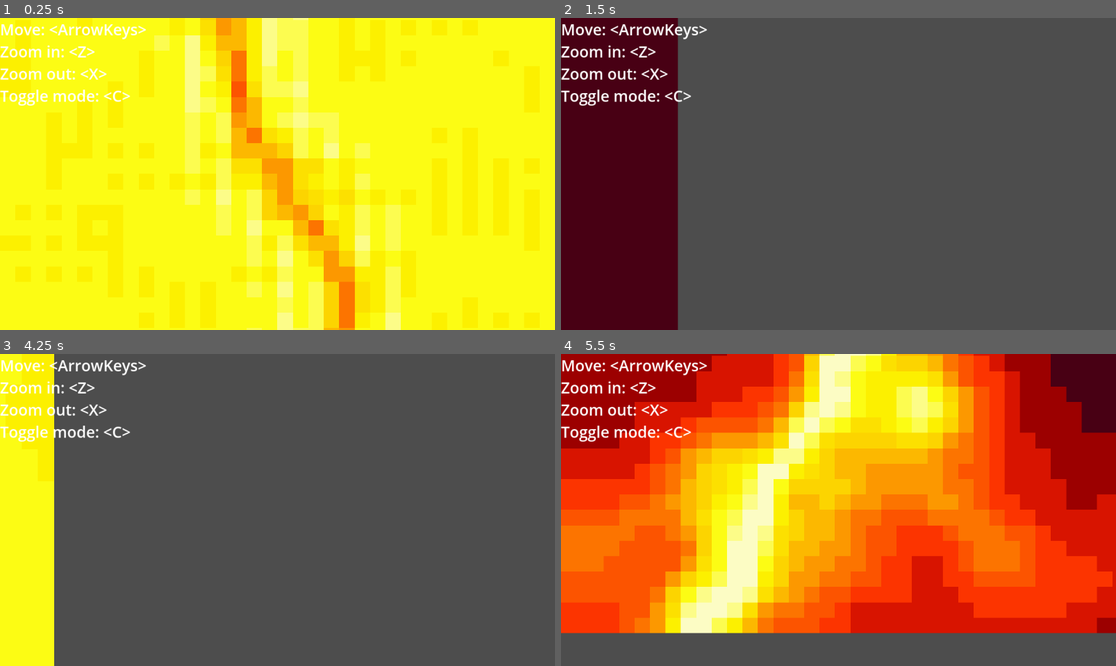
Above: before the commit, frames 1-4 (two rows, left to right).
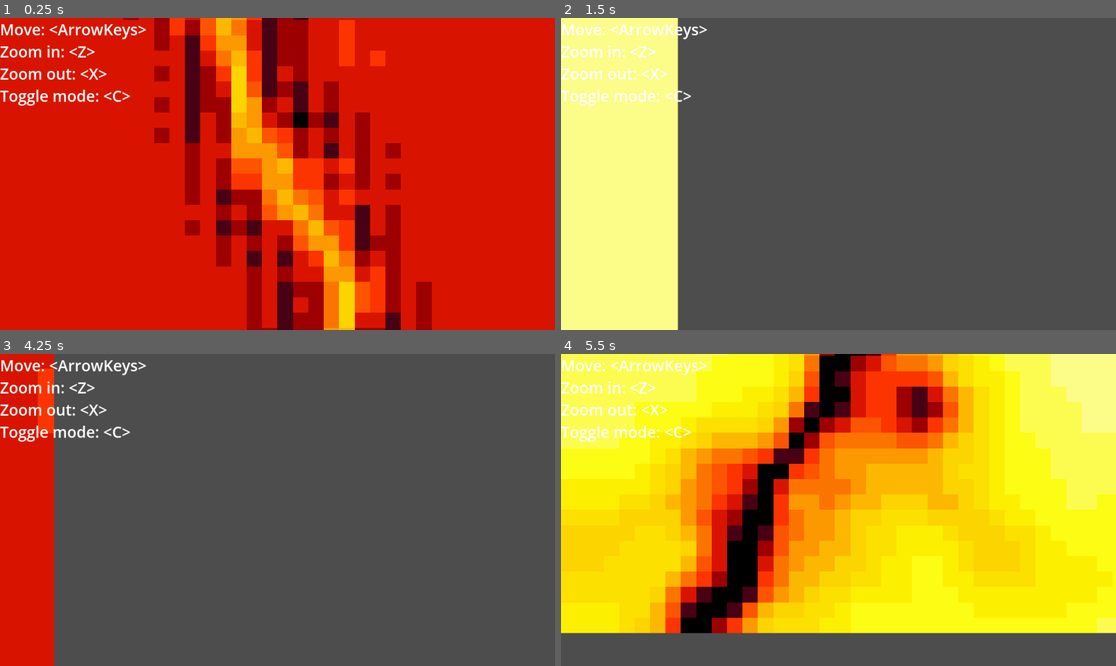
Above: after the commit, the same moments.

Repository: bingecraft-net/sandbox
Game: Godot game, scene res://scenes/game.tscn
Same seed, same stepped clock (60 frames per second), same inputs: the game is played once before the commit and once after it.
Inputs:
- Up to frame 1 (0.25 s): no input
- Up to frame 2 (1.5 s): hold Right (ui_right) 0.53-1.28 s; tap C (toggle mode) at 0.6 s; hold Down (ui_down) from 1.28 s (still down); tap Z (zoom in) at 1.35 s
- Up to frame 3 (4.25 s): release Down (ui_down) at 2.03 s; hold Right (ui_right) 2.03-2.78 s; tap X (zoom out) at 2.1 s; tap Enter at 2.75 s; hold Up (ui_up) 2.78-3.53 s; tap C (toggle mode) at 2.85 s; tap Space at 3.5 s; hold Left (ui_left) from 3.53 s (still down); tap Z (zoom in) at 3.6 s
- Up to frame 4 (5.5 s): tap X (zoom out) at 4.35 s; release Left (ui_left) at 5.03 s; hold Down (ui_down) from 5.03 s (still down); tap C (toggle mode) at 5.1 s

The runs differ from the first frame. In frame 1, 99% of the frame differs, in the area x 0-100%, y 0-100%; in frame 2, 21%; in frame 3, 9.5%; in frame 4, 89%.

Commit message:
invert base layer

Diff:
--- a/scenes/cell.gd
+++ b/scenes/cell.gd
@@ -15,7 +15,7 @@
 	for x in range(grid_size):
 		mass.push_back([])
 		for y in range(grid_size):
-			mass[x].push_back(.8)
+			mass[x].push_back(.25)
 
 func _process(delta: float) -> void:
 	elapsed += delta
@@ -33,7 +33,7 @@
 func sample(x: float, y: float, elapsed: float) -> float:
 	var a = noise.get_noise_3d(x + offset.x, y + offset.y, elapsed)
 	var fx = atan(a * 24)
-	var gx = cos(fx)
+	var gx = 1 - cos(fx)
 	return gx
 
 func _on_node_2d_character_on_mode_change() -> void:
